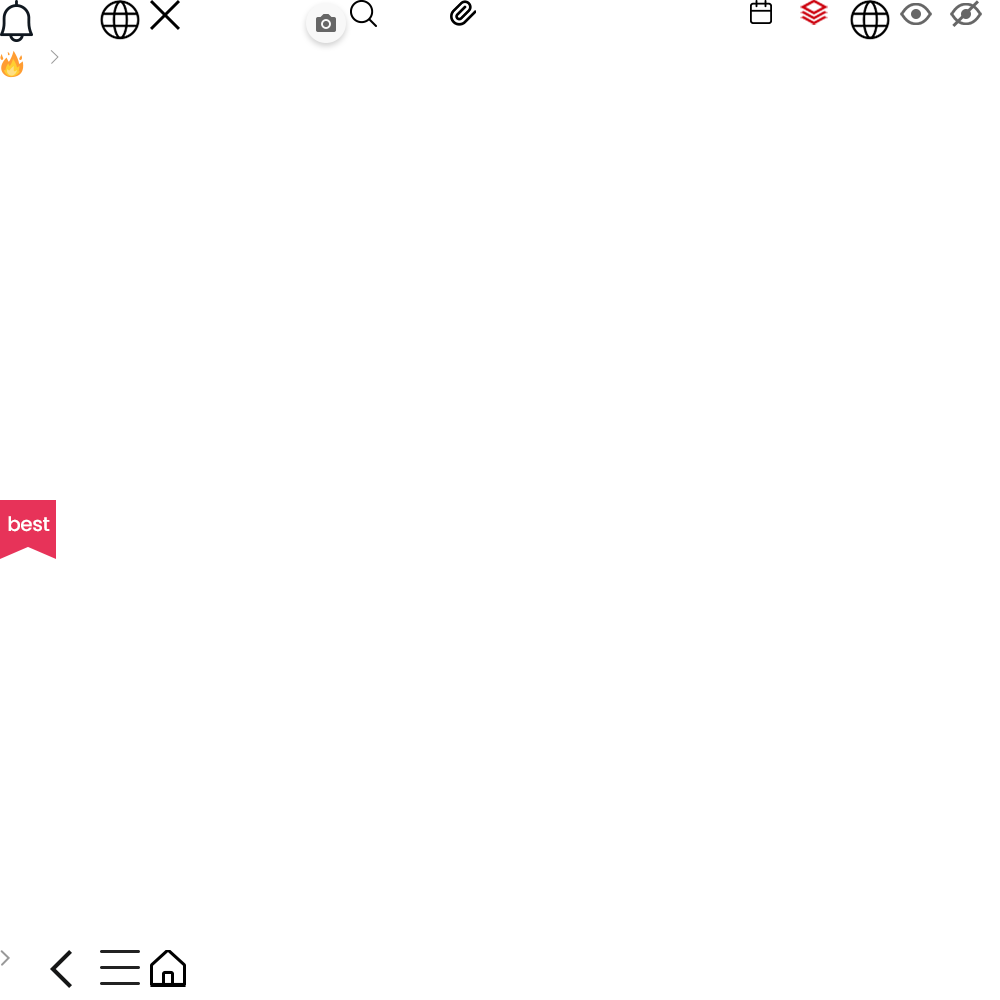
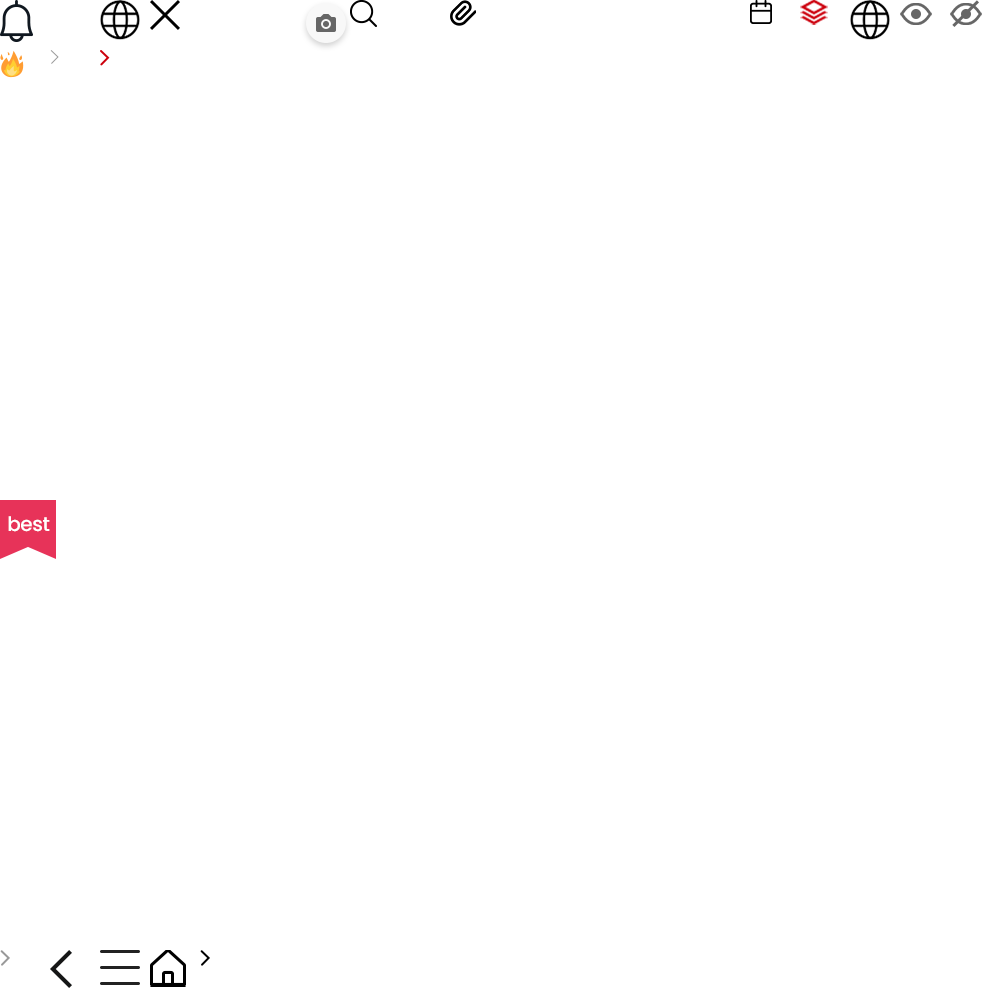
Layered file, before and after one edit (1000x1000). Changes by layer:
added layer "레이어 20" in group "Only Mobile" over [200, 950, 210, 966]
added layer "ico_arrow 복사 6" in group "그룹 2" over [100, 50, 110, 66]
